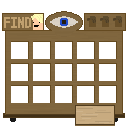
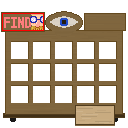
Comparing the layer stacks of the two 128x128 images. Changes:
added layer "Layer 7" above "Layer 8" over bbox(30, 14, 43, 30)
added layer "Layer 8" above "Layer 5" over bbox(87, 15, 122, 27)
added layer "Layer 5" above "Layer 3" over bbox(1, 12, 45, 32)
